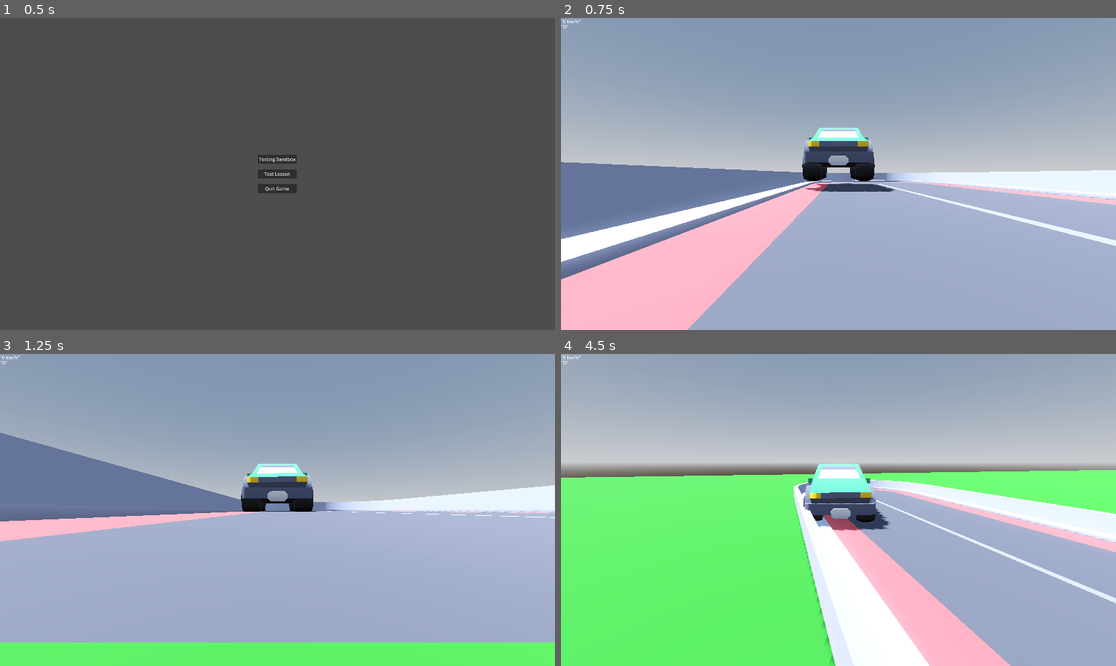
Above: before the commit, frames 1-4 (two rows, left to right).
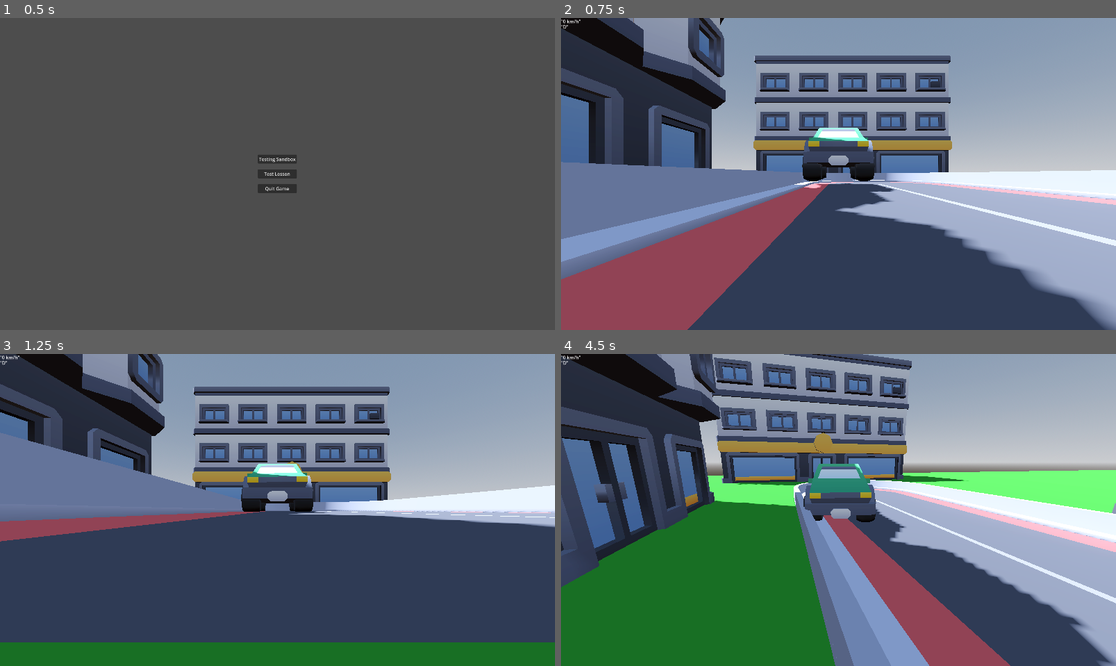
Above: after the commit, the same moments.

Repository: SaltyCookiez/DrivingSimEE
Game: Godot game, scene res://Main/Main.tscn
The game is run twice, just before and just after one commit, with the same random seed, the same clock (stepped at 60 frames per second) and the same inputs.
Inputs (mouse positions are in pixels of both pictures, inside the frame that each line leads up to):
- Up to frame 1 (0.5 s): no input
- Up to frame 2 (0.75 s): click "Test Lesson" at 0.5 s
- Up to frame 3 (1.25 s): no input
- Up to frame 4 (4.5 s): move the mouse to (866, 510) at 1.27 s; hold D (Right) 1.28-2.03 s; hold W (Gas) 1.28-2.03 s; move the mouse to (810, 510) at 2.02 s; hold S (Brake) 2.03-2.78 s; tap W (Gas) at 2.1, 3.6 s; move the mouse to (849, 503) at 2.77 s; hold W (Gas) 2.78-3.53 s; hold D (Right) 2.78-4.28 s; move the mouse to (832, 516) at 3.52 s; move the mouse to (877, 513) at 4.27 s; hold A (Left) from 4.28 s (still down); hold W (Gas) from 4.28 s (still down)

Frame 1 is identical in both runs. In frame 2, 52% of the frame differs, in the area x 0-100%, y 0-100%; in frame 3, 64%; in frame 4, 65%.

Commit message:
Update Houses & added skyscrapers

Diff:
--- a/driving-sim-ee/Worlds/test_lesson.tscn
+++ b/driving-sim-ee/Worlds/test_lesson.tscn
@@ -126,18 +126,114 @@
 [node name="building-a" parent="Roads" instance=ExtResource("5_57rdg")]
 transform = Transform3D(5, 0, 0, 0, 5, 0, 0, 0, 5, 58, 0.5, -21)
 
+[node name="building-a2" parent="Roads" instance=ExtResource("5_57rdg")]
+transform = Transform3D(-6, 0, -9.0597484e-07, 0, 6, 0, 9.0597484e-07, 0, -6, 233, 0.5, 178)
+
+[node name="building-a3" parent="Roads" instance=ExtResource("5_57rdg")]
+transform = Transform3D(-6, 0, -9.0597484e-07, 0, 6, 0, 9.0597484e-07, 0, -6, 226, 0.5, 178)
+
+[node name="building-a4" parent="Roads" instance=ExtResource("5_57rdg")]
+transform = Transform3D(-6, 0, -9.0597484e-07, 0, 6, 0, 9.0597484e-07, 0, -6, 219, 0.5, 178)
+
+[node name="building-a5" parent="Roads" instance=ExtResource("5_57rdg")]
+transform = Transform3D(-6, 0, -9.0597484e-07, 0, 6, 0, 9.0597484e-07, 0, -6, 212, 0.5, 178)
+
+[node name="building-a6" parent="Roads" instance=ExtResource("5_57rdg")]
+transform = Transform3D(-6, 0, -9.0597484e-07, 0, 6, 0, 9.0597484e-07, 0, -6, 205, 0.5, 178)
+
+[node name="building-a7" parent="Roads" instance=ExtResource("5_57rdg")]
+transform = Transform3D(-2.6226832e-07, 0, -6, 0, 6, 0, 6, 0, -2.6226832e-07, 197, 0.5, 227)
+
+[node name="building-a8" parent="Roads" instance=ExtResource("5_57rdg")]
+transform = Transform3D(-2.6226832e-07, 0, 6, 0, 6, 0, -6, 0, -2.6226832e-07, 213, 0.5, 227)
+
 [node name="building-b" parent="Roads" instance=ExtResource("6_c2qnq")]
 transform = Transform3D(5, 0, 0, 0, 5, 0, 0, 0, 5, 68, 0.5, -20)
 
 [node name="building-c" parent="Roads" instance=ExtResource("7_m8hff")]
 transform = Transform3D(5, 0, 0, 0, 5, 0, 0, 0, 5, 77, 0.5, -19)
 
+[node name="building-c2" parent="Roads" instance=ExtResource("7_m8hff")]
+transform = Transform3D(6, 0, 0, 0, 6, 0, 0, 0, 6, 188, 0.5, 219)
+
+[node name="building-c11" parent="Roads" instance=ExtResource("7_m8hff")]
+transform = Transform3D(-6, 0, -5.2453663e-07, 0, 6, 0, 5.2453663e-07, 0, -6, 188, 0.5, 202)
+
+[node name="building-c12" parent="Roads" instance=ExtResource("7_m8hff")]
+transform = Transform3D(-6, 0, -5.2453663e-07, 0, 6, 0, 5.2453663e-07, 0, -6, 183, 0.5, 202)
+
+[node name="building-c13" parent="Roads" instance=ExtResource("7_m8hff")]
+transform = Transform3D(-6, 0, -5.2453663e-07, 0, 6, 0, 5.2453663e-07, 0, -6, 178, 0.5, 202)
+
+[node name="building-c14" parent="Roads" instance=ExtResource("7_m8hff")]
+transform = Transform3D(-6, 0, -5.2453663e-07, 0, 6, 0, 5.2453663e-07, 0, -6, 173, 0.5, 202)
+
+[node name="building-c15" parent="Roads" instance=ExtResource("7_m8hff")]
+transform = Transform3D(-6, 0, -5.2453663e-07, 0, 6, 0, 5.2453663e-07, 0, -6, 168, 0.5, 202)
+
+[node name="building-c16" parent="Roads" instance=ExtResource("7_m8hff")]
+transform = Transform3D(-6, 0, -5.2453663e-07, 0, 6, 0, 5.2453663e-07, 0, -6, 163, 0.5, 202)
+
+[node name="building-c17" parent="Roads" instance=ExtResource("7_m8hff")]
+transform = Transform3D(-6, 0, -5.2453663e-07, 0, 6, 0, 5.2453663e-07, 0, -6, 158, 0.5, 202)
+
+[node name="building-c18" parent="Roads" instance=ExtResource("7_m8hff")]
+transform = Transform3D(-6, 0, -5.2453663e-07, 0, 6, 0, 5.2453663e-07, 0, -6, 153, 0.5, 202)
+
+[node name="building-c19" parent="Roads" instance=ExtResource("7_m8hff")]
+transform = Transform3D(-6, 0, -5.2453663e-07, 0, 6, 0, 5.2453663e-07, 0, -6, 148, 0.5, 202)
+
+[node name="building-c3" parent="Roads" instance=ExtResource("7_m8hff")]
+transform = Transform3D(6, 0, 0, 0, 6, 0, 0, 0, 6, 183, 0.5, 219)
+
+[node name="building-c4" parent="Roads" instance=ExtResource("7_m8hff")]
+transform = Transform3D(6, 0, 0, 0, 6, 0, 0, 0, 6, 178, 0.5, 219)
+
+[node name="building-c5" parent="Roads" instance=ExtResource("7_m8hff")]
+transform = Transform3D(6, 0, 0, 0, 6, 0, 0, 0, 6, 173, 0.5, 219)
+
+[node name="building-c6" parent="Roads" instance=ExtResource("7_m8hff")]
+transform = Transform3D(6, 0, 0, 0, 6, 0, 0, 0, 6, 168, 0.5, 219)
+
+[node name="building-c7" parent="Roads" instance=ExtResource("7_m8hff")]
+transform = Transform3D(6, 0, 0, 0, 6, 0, 0, 0, 6, 163, 0.5, 219)
+
+[node name="building-c8" parent="Roads" instance=ExtResource("7_m8hff")]
+transform = Transform3D(6, 0, 0, 0, 6, 0, 0, 0, 6, 158, 0.5, 219)
+
+[node name="building-c9" parent="Roads" instance=ExtResource("7_m8hff")]
+transform = Transform3D(6, 0, 0, 0, 6, 0, 0, 0, 6, 153, 0.5, 219)
+
+[node name="building-c10" parent="Roads" instance=ExtResource("7_m8hff")]
+transform = Transform3D(6, 0, 0, 0, 6, 0, 0, 0, 6, 148, 0.5, 219)
+
 [node name="building-d" parent="Roads" instance=ExtResource("8_vgn83")]
 transform = Transform3D(5, 0, 0, 0, 5, 0, 0, 0, 5, 85, 0.5, -21)
 
+[node name="building-d2" parent="Roads" instance=ExtResource("8_vgn83")]
+transform = Transform3D(6, 0, 0, 0, 6, 0, 0, 0, 6, 224, 0.5, 218)
+
+[node name="building-d3" parent="Roads" instance=ExtResource("8_vgn83")]
+transform = Transform3D(-2.6226832e-07, 0, 6, 0, 6, 0, -6, 0, -2.6226832e-07, 213, 0.5, 203)
+
+[node name="building-d4" parent="Roads" instance=ExtResource("8_vgn83")]
+transform = Transform3D(6, 0, 0, 0, 6, 0, 0, 0, 6, 197, 0.5, 218)
+
 [node name="building-e" parent="Roads" instance=ExtResource("9_68iw1")]
 transform = Transform3D(5, 0, 0, 0, 5, 0, 0, 0, 5, 94, 0.5, -23)
 
+[node name="building-e2" parent="Roads" instance=ExtResource("9_68iw1")]
+transform = Transform3D(6, 0, 0, 0, 6, 0, 0, 0, 6, 226, 0.5, 192)
+
+[node name="building-e3" parent="Roads" instance=ExtResource("9_68iw1")]
+transform = Transform3D(-6, 0, -5.2453663e-07, 0, 6, 0, 5.2453663e-07, 0, -6, 222, 0.5, 203)
+
+[node name="building-e4" parent="Roads" instance=ExtResource("9_68iw1")]
+transform = Transform3D(6, 0, 0, 0, 6, 0, 0, 0, 6, 215, 0.5, 218)
+
+[node name="building-e5" parent="Roads" instance=ExtResource("9_68iw1")]
+transform = Transform3D(-2.6226832e-07, 0, 6, 0, 6, 0, -6, 0, -2.6226832e-07, 146, 0.5, 150)
+
 [node name="building-f" parent="Roads" instance=ExtResource("10_0ddj3")]
 transform = Transform3D(5, 0, 0, 0, 5, 0, 0, 0, 5, 103, 0.5, -23)
 
@@ -153,15 +249,105 @@
 [node name="building-j" parent="Roads" instance=ExtResource("14_bl7ek")]
 transform = Transform3D(5, 0, 0, 0, 5, 0, 0, 0, 5, 137, 0.5, -23)
 
+[node name="building-j2" parent="Roads" instance=ExtResource("14_bl7ek")]
+transform = Transform3D(6, 0, 0, 0, 6, 0, 0, 0, 6, 65, 0.5, 159)
+
+[node name="building-j3" parent="Roads" instance=ExtResource("14_bl7ek")]
+transform = Transform3D(6, 0, 0, 0, 6, 0, 0, 0, 6, 35, 0.5, 159)
+
+[node name="building-j17" parent="Roads" instance=ExtResource("14_bl7ek")]
+transform = Transform3D(6, 0, 0, 0, 6, 0, 0, 0, 6, 3, 0.5, 159)
+
+[node name="building-j6" parent="Roads" instance=ExtResource("14_bl7ek")]
+transform = Transform3D(6, 0, 0, 0, 6, 0, 0, 0, 6, 92, 0.5, 159)
+
+[node name="building-j7" parent="Roads" instance=ExtResource("14_bl7ek")]
+transform = Transform3D(6, 0, 0, 0, 6, 0, 0, 0, 6, 108, 0.5, 159)
+
+[node name="building-j8" parent="Roads" instance=ExtResource("14_bl7ek")]
+transform = Transform3D(-6, 0, -5.2453663e-07, 0, 6, 0, 5.2453663e-07, 0, -6, 107, 0.5, 192)
+
+[node name="building-j20" parent="Roads" instance=ExtResource("14_bl7ek")]
+transform = Transform3D(6, 0, 0, 0, 6, 0, 0, 0, 6, 107, 0.5, 228)
+
+[node name="building-j21" parent="Roads" instance=ExtResource("14_bl7ek")]
+transform = Transform3D(6, 0, 0, 0, 6, 0, 0, 0, 6, 92, 0.5, 228)
+
+[node name="building-j22" parent="Roads" instance=ExtResource("14_bl7ek")]
+transform = Transform3D(6, 0, 0, 0, 6, 0, 0, 0, 6, 77, 0.5, 228)
+
+[node name="building-j23" parent="Roads" instance=ExtResource("14_bl7ek")]
+transform = Transform3D(6, 0, 0, 0, 6, 0, 0, 0, 6, 62, 0.5, 228)
+
+[node name="building-j24" parent="Roads" instance=ExtResource("14_bl7ek")]
+transform = Transform3D(6, 0, 0, 0, 6, 0, 0, 0, 6, 46, 0.5, 228)
+
+[node name="building-j25" parent="Roads" instance=ExtResource("14_bl7ek")]
+transform = Transform3D(6, 0, 0, 0, 6, 0, 0, 0, 6, 30, 0.5, 228)
+
+[node name="building-j9" parent="Roads" instance=ExtResource("14_bl7ek")]
+transform = Transform3D(-6, 0, -5.2453663e-07, 0, 6, 0, 5.2453663e-07, 0, -6, 92, 0.5, 192)
+
+[node name="building-j10" parent="Roads" instance=ExtResource("14_bl7ek")]
+transform = Transform3D(-6, 0, -5.2453663e-07, 0, 6, 0, 5.2453663e-07, 0, -6, 77, 0.5, 192)
+
+[node name="building-j11" parent="Roads" instance=ExtResource("14_bl7ek")]
+transform = Transform3D(-6, 0, -5.2453663e-07, 0, 6, 0, 5.2453663e-07, 0, -6, 62, 0.5, 192)
+
+[node name="building-j14" parent="Roads" instance=ExtResource("14_bl7ek")]
+transform = Transform3D(-6, 0, -5.2453663e-07, 0, 6, 0, 5.2453663e-07, 0, -6, 35, 0.5, 192)
+
+[node name="building-j5" parent="Roads" instance=ExtResource("14_bl7ek")]
+transform = Transform3D(6, 0, 0, 0, 6, 0, 0, 0, 6, 92, 0.5, 138)
+
+[node name="building-j13" parent="Roads" instance=ExtResource("14_bl7ek")]
+transform = Transform3D(6, 0, 0, 0, 6, 0, 0, 0, 6, 108, 0.5, 138)
+
+[node name="building-j4" parent="Roads" instance=ExtResource("14_bl7ek")]
+transform = Transform3D(-2.6226832e-07, 0, -6, 0, 6, 0, 6, 0, -2.6226832e-07, 65, 0.5, 140)
+
+[node name="building-j15" parent="Roads" instance=ExtResource("14_bl7ek")]
+transform = Transform3D(-2.6226832e-07, 0, -6, 0, 6, 0, 6, 0, -2.6226832e-07, 35, 0.5, 140)
+
+[node name="building-j18" parent="Roads" instance=ExtResource("14_bl7ek")]
+transform = Transform3D(-2.6226832e-07, 0, -6, 0, 6, 0, 6, 0, -2.6226832e-07, 3, 0.5, 140)
+
+[node name="building-j16" parent="Roads" instance=ExtResource("14_bl7ek")]
+transform = Transform3D(-2.6226832e-07, 0, -6, 0, 6, 0, 6, 0, -2.6226832e-07, 35, 0.5, 124)
+
+[node name="building-j19" parent="Roads" instance=ExtResource("14_bl7ek")]
+transform = Transform3D(-2.6226832e-07, 0, -6, 0, 6, 0, 6, 0, -2.6226832e-07, 3, 0.5, 124)
+
+[node name="building-j12" parent="Roads" instance=ExtResource("14_bl7ek")]
+transform = Transform3D(-2.6226832e-07, 0, -6, 0, 6, 0, 6, 0, -2.6226832e-07, 65, 0.5, 124)
+
 [node name="building-k" parent="Roads" instance=ExtResource("15_b4mcu")]
 transform = Transform3D(5, 0, 0, 0, 5, 0, 0, 0, 5, 151, 0.5, -24)
 
+[node name="building-k2" parent="Roads" instance=ExtResource("15_b4mcu")]
+transform = Transform3D(-2.6226832e-07, 0, -6, 0, 6, 0, 6, 0, -2.6226832e-07, 197, 0.5, 199)
+
+[node name="building-k5" parent="Roads" instance=ExtResource("15_b4mcu")]
+transform = Transform3D(6, 0, 0, 0, 6, 0, 0, 0, 6, 205, 0.5, 239)
+
+[node name="building-k3" parent="Roads" instance=ExtResource("15_b4mcu")]
+transform = Transform3D(-2.6226832e-07, 0, -6, 0, 6, 0, 6, 0, -2.6226832e-07, 197, 0.5, 185)
+
+[node name="building-k4" parent="Roads" instance=ExtResource("15_b4mcu")]
+transform = Transform3D(-2.6226832e-07, 0, 6, 0, 6, 0, -6, 0, -2.6226832e-07, 244, 0.5, 185)
+
 [node name="building-l" parent="Roads" instance=ExtResource("16_4843o")]
 transform = Transform3D(5, 0, 0, 0, 5, 0, 0, 0, 5, 162, 0.5, -25)
 
+[node name="building-l2" parent="Roads" instance=ExtResource("16_4843o")]
+transform = Transform3D(6, 0, 0, 0, 6, 0, 0, 0, 6, 214, 0.5, 193)
+
 [node name="building-m" parent="Roads" instance=ExtResource("17_4gq26")]
 transform = Transform3D(5, 0, 0, 0, 5, 0, 0, 0, 5, 175, 0.5, -25)
 
+[node name="building-m2" parent="Roads" instance=ExtResource("17_4gq26")]
+transform = Transform3D(-2.6226832e-07, 0, 6, 0, 6, 0, -6, 0, -2.6226832e-07, 234, 0.5, 210)
+
 [node name="building-n" parent="Roads" instance=ExtResource("18_gssm4")]
 transform = Transform3D(5, 0, 0, 0, 5, 0, 0, 0, 5, 187, 0.5, -24)
 
@@ -169,31 +355,67 @@
 transform = Transform3D(5, 0, 0, 0, 5, 0, 0, 0, 5, 161, 0.5, -66)
 
 [node name="building-skyscraper-a2" parent="Roads" instance=ExtResource("19_3xni3")]
-transform = Transform3D(10, 0, 0, 0, 10, 0, 0, 0, 10, 52, 0.5, -66)
+transform = Transform3D(-4.371139e-07, 0, -10, 0, 10, 0, 10, 0, -4.371139e-07, -74, 0.5, 93)
 
 [node name="building-skyscraper-b" parent="Roads" instance=ExtResource("20_t84a0")]
 transform = Transform3D(5, 0, 0, 0, 5, 0, 0, 0, 5, 147, 0.5, -66)
 
 [node name="building-skyscraper-b2" parent="Roads" instance=ExtResource("20_t84a0")]
-transform = Transform3D(10, 0, 0, 0, 10, 0, 0, 0, 10, 37, 0.5, -66)
+transform = Transform3D(10, 0, 0, 0, 10, 0, 0, 0, 10, -102, 0.5, 178)
+
+[node name="building-skyscraper-b4" parent="Roads" instance=ExtResource("20_t84a0")]
+transform = Transform3D(-4.371139e-07, 0, -10, 0, 10, 0, 10, 0, -4.371139e-07, -136, 0.5, 100)
+
+[node name="building-skyscraper-b5" parent="Roads" instance=ExtResource("20_t84a0")]
+transform = Transform3D(10, 0, 0, 0, 10, 0, 0, 0, 10, -157, 0.5, 165)
+
+[node name="building-skyscraper-b3" parent="Roads" instance=ExtResource("20_t84a0")]
+transform = Transform3D(10, 0, 0, 0, 10, 0, 0, 0, 10, -146, 0.5, 64)
 
 [node name="building-skyscraper-c" parent="Roads" instance=ExtResource("21_qtdbr")]
 transform = Transform3D(5, 0, 0, 0, 5, 0, 0, 0, 5, 134, 0.5, -66)
 
 [node name="building-skyscraper-c2" parent="Roads" instance=ExtResource("21_qtdbr")]
-transform = Transform3D(10, 0, 0, 0, 10, 0, 0, 0, 10, 21, 0.5, -66)
+transform = Transform3D(10, 0, 0, 0, 10, 0, 0, 0, 10, -138, 0.5, 137)
+
+[node name="building-skyscraper-c3" parent="Roads" instance=ExtResource("21_qtdbr")]
+transform = Transform3D(10, 0, 0, 0, 10, 0, 0, 0, 10, -100, 0.5, 118)
 
 [node name="building-skyscraper-d" parent="Roads" instance=ExtResource("22_mhdm3")]
 transform = Transform3D(5, 0, 0, 0, 5, 0, 0, 0, 5, 121, 0.5, -66)
 
 [node name="building-skyscraper-d2" parent="Roads" instance=ExtResource("22_mhdm3")]
-transform = Transform3D(10, 0, 0, 0, 10, 0, 0, 0, 10, 3, 0.5, -66)
+transform = Transform3D(-4.371139e-07, 0, -10, 0, 10, 0, 10, 0, -4.371139e-07, -66, 0.5, 49)
+
+[node name="building-skyscraper-d3" parent="Roads" instance=ExtResource("22_mhdm3")]
+transform = Transform3D(-4.371139e-07, 0, -10, 0, 10, 0, 10, 0, -4.371139e-07, -66, 0.5, 61)
+
+[node name="building-skyscraper-d7" parent="Roads" instance=ExtResource("22_mhdm3")]
+transform = Transform3D(-4.371139e-07, 0, -10, 0, 10, 0, 10, 0, -4.371139e-07, -75, 0.5, 204)
+
+[node name="building-skyscraper-d6" parent="Roads" instance=ExtResource("22_mhdm3")]
+transform = Transform3D(-4.371139e-07, 0, -10, 0, 10, 0, 10, 0, -4.371139e-07, -172, 0.5, 113)
+
+[node name="building-skyscraper-d4" parent="Roads" instance=ExtResource("22_mhdm3")]
+transform = Transform3D(-4.371139e-07, 0, 10, 0, 10, 0, -10, 0, -4.371139e-07, -79, 0.5, 61)
+
+[node name="building-skyscraper-d5" parent="Roads" instance=ExtResource("22_mhdm3")]
+transform = Transform3D(-4.371139e-07, 0, 10, 0, 10, 0, -10, 0, -4.371139e-07, -79, 0.5, 49)
 
 [node name="building-skyscraper-e" parent="Roads" instance=ExtResource("23_he330")]
 transform = Transform3D(5, 0, 0, 0, 5, 0, 0, 0, 5, 108, 0.5, -66)
 
 [node name="building-skyscraper-e2" parent="Roads" instance=ExtResource("23_he330")]
-transform = Transform3D(10, 0, 0, 0, 10, 0, 0, 0, 10, -16, 0.5, -66)
+transform = Transform3D(-4.371139e-07, 0, -10, 0, 10, 0, 10, 0, -4.371139e-07, -67, 0.5, 119)
+
+[node name="building-skyscraper-e4" parent="Roads" instance=ExtResource("23_he330")]
+transform = Transform3D(-4.371139e-07, 0, -10, 0, 10, 0, 10, 0, -4.371139e-07, -112, 0.5, 82)
+
+[node name="building-skyscraper-e5" parent="Roads" instance=ExtResource("23_he330")]
+transform = Transform3D(-4.371139e-07, 0, -10, 0, 10, 0, 10, 0, -4.371139e-07, -98, 0.5, 148)
+
+[node name="building-skyscraper-e3" parent="Roads" instance=ExtResource("23_he330")]
+transform = Transform3D(-4.371139e-07, 0, -10, 0, 10, 0, 10, 0, -4.371139e-07, -67, 0.5, 137)
 
 [node name="road-straight" parent="Roads" instance=ExtResource("1_3nxw8")]
 transform = Transform3D(5, 0, 0, 0, 5, 0, 0, 0, 5, 230, 0.5, 185.208)
